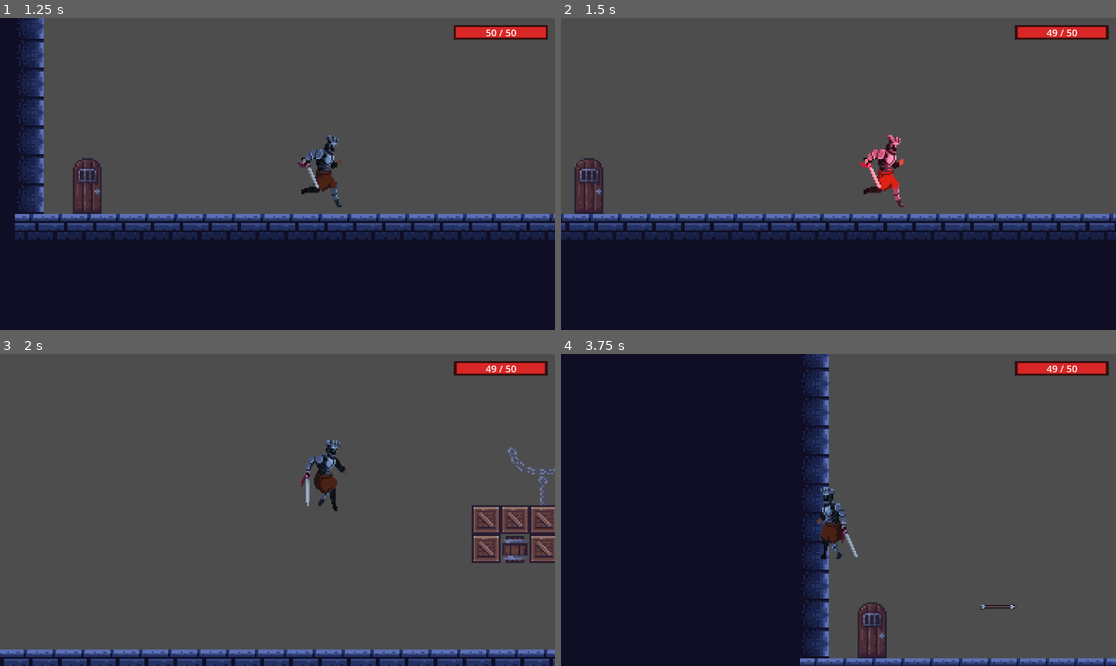
Above: before the commit, frames 1-4 (two rows, left to right).
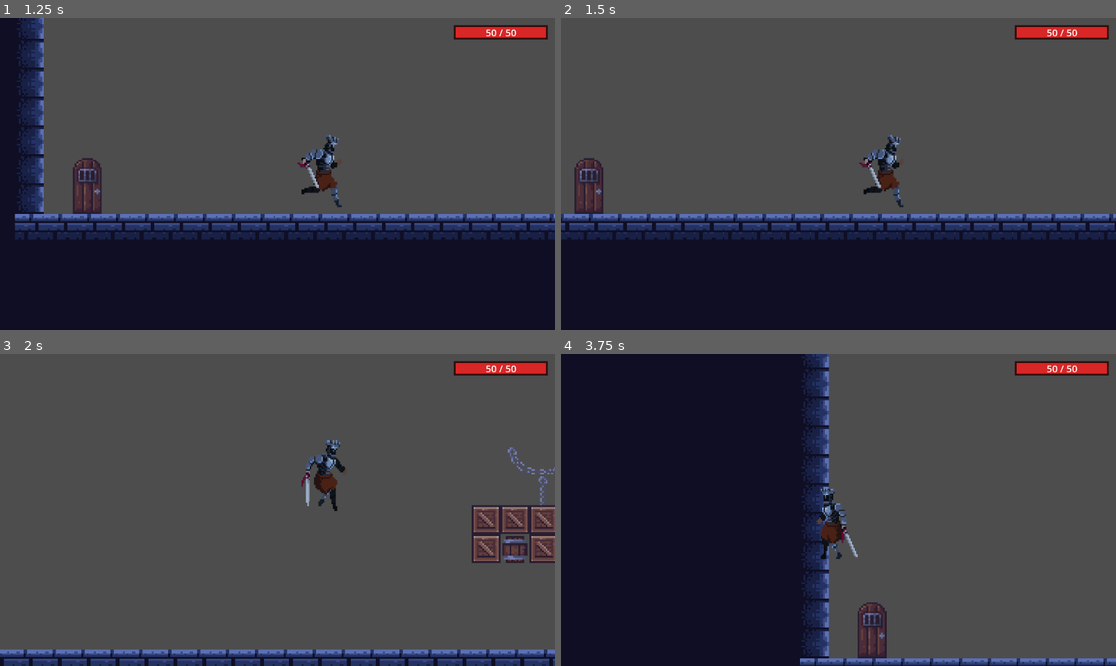
Above: after the commit, the same moments.

Repository: wyzhou01/godot-platformer
Game: Godot game, scene res://level。3.tscn
Same seed, same stepped clock (60 frames per second), same inputs: the game is played once before the commit and once after it. This scene is started directly instead of the project's main scene.
Inputs (mouse positions are in pixels of both pictures, inside the frame that each line leads up to):
- Up to frame 1 (1.25 s): move the mouse to (249, 236) at 0.52 s; hold D (right) from 0.53 s (still down); click (249, 236) at 0.6 s; tap Space (jump) at 0.77 s
- Up to frame 2 (1.5 s): keep holding D (right); move the mouse to (1005, 220) at 1.27 s; tap Ctrl (crouch) at 1.35 s
- Up to frame 3 (2 s): keep holding D (right); tap Space (jump) at 1.52 s
- Up to frame 4 (3.75 s): move the mouse to (672, 463) at 2.02 s; release D (right) at 2.03 s; hold X 2.03-2.78 s; hold A (left) from 2.03 s (still down); move the mouse to (866, 510) at 2.77 s; click (866, 510) at 2.85 s; tap Space (jump) at 3.02 s; move the mouse to (755, 432) at 3.52 s; hold Ctrl (crouch) from 3.53 s (still down)

Frame 1 is identical in both runs. In frame 2, 0.7% of the frame differs, in the area x 53-99%, y 2-61%; in frame 3, less than 0.1%; in frame 4, 0.1%.

Commit message:
修复: 箭头方向取反 + 弓箭手移至玩家左侧(可及距离)

Diff:
--- a/character_body_2d.gd
+++ b/character_body_2d.gd
@@ -118,13 +118,13 @@
 	arrow.global_position = spawn_pos
 	if arrow.has_method("initialize"):
 		# 朝向根据facing_right决定，确保箭和精灵朝向一致
-		var arrow_dir := Vector2(1.0, 0.0) if facing_right else Vector2(-1.0, 0.0)
+		var arrow_dir := Vector2(-1.0, 0.0) if facing_right else Vector2(1.0, 0.0)
 		print("[Enemy射箭]", get_name(), "facing_right=", facing_right, "→箭头方向=", arrow_dir)
 		arrow.initialize(arrow_dir, arrow_speed)
 	else:
 		var arrow_body: CharacterBody2D = arrow.get_node_or_null("CharacterBody2D")
 		if arrow_body:
-			var arrow_dir := Vector2(1.0, 0.0) if facing_right else Vector2(-1.0, 0.0)
+			var arrow_dir := Vector2(-1.0, 0.0) if facing_right else Vector2(1.0, 0.0)
 			arrow_body.velocity = arrow_dir * arrow_speed
 
 	get_parent().add_child(arrow)
--- a/node_2d.tscn
+++ b/node_2d.tscn
@@ -213,9 +213,9 @@
 color = Color(0.6453831, 0.7233244, 0.984808, 1)
 
 [node name="弓箭手" parent="." unique_id=2120765706 instance=ExtResource("3_epypp")]
-position = Vector2(183, 277)
+position = Vector2(-600, 280)
 
 [node name="CharacterBody2D" parent="." unique_id=871606334 instance=ExtResource("3_epypp")]
-position = Vector2(290, 279)
+position = Vector2(-350, 285)
 
 [editable path="player"]
